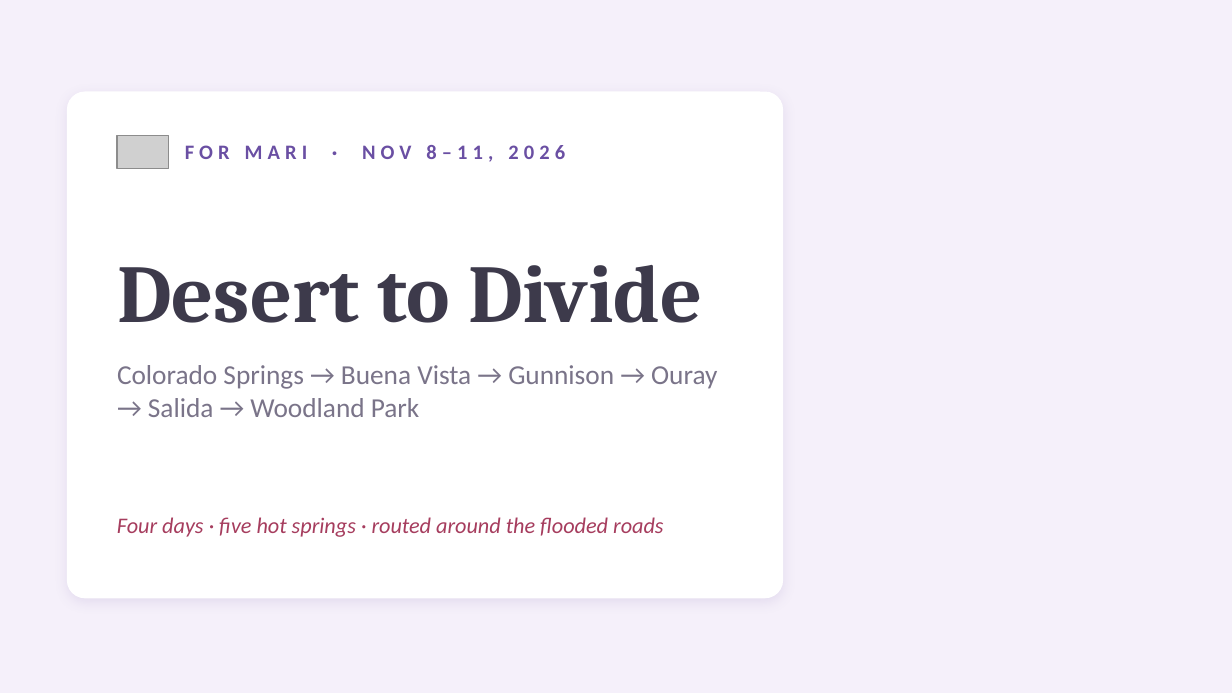
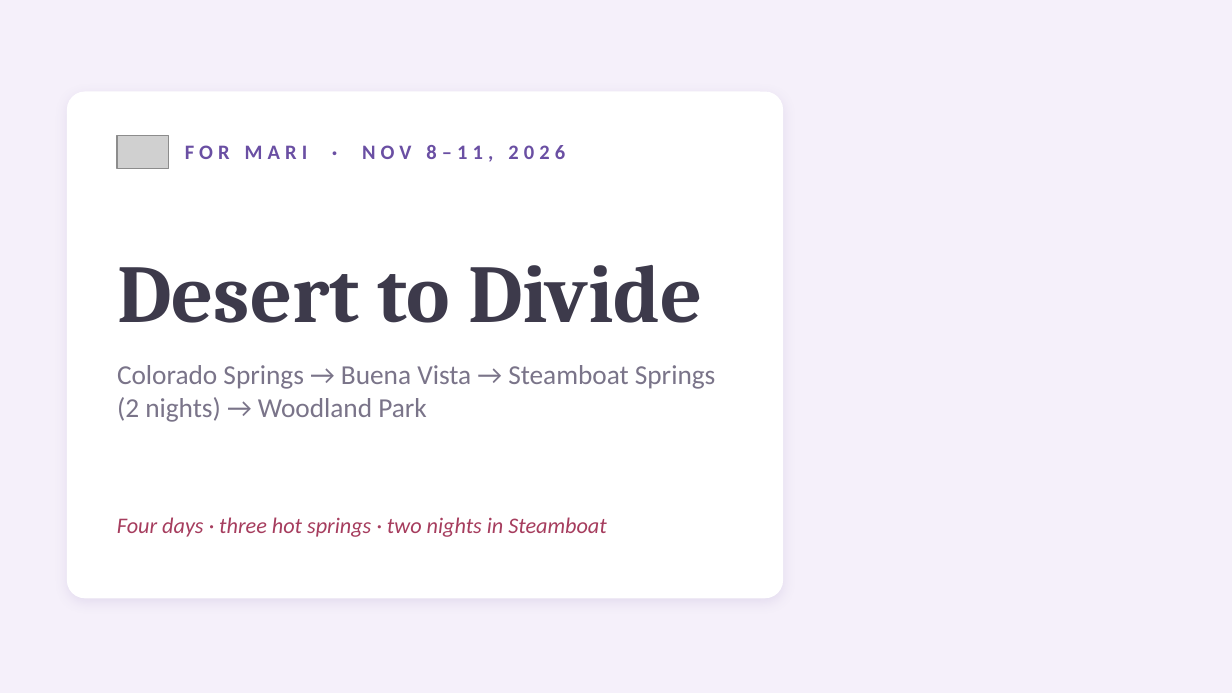
Before and after one commit to kohl-crypto/desert-to-divide, a slide deck: slide 1 of Desert-to-Divide-Tour-Guide.pptx. Drawn at 1232x693 pixels with LibreOffice and Linux fonts; fonts in the diff are those of the drawing; grey boxes stand for pictures; background and template pictures are left out. Boxes give left, top, right and bottom in pixels: in the first picture for what was removed or moved away, otherwise in the second. Text is boxed around its words. In the diff, an @@ line names an element or a change of style, - is before the commit and + after.

```diff
--- a/Desert-to-Divide-Tour-Guide.pptx
+++ b/Desert-to-Divide-Tour-Guide.pptx
@@ text at (117, 365, 715, 422): text changed @@
-Colorado Springs → Buena Vista → Gunnison → Ouray → Salida → Woodland Park
+Colorado Springs → Buena Vista → Steamboat Springs (2 nights) → Woodland Park
@@ text at (117, 517, 606, 537): text changed @@
-Four days · five hot springs · routed around the flooded roads
+Four days · three hot springs · two nights in Steamboat
```
Also in this commit, not shown: 13 other slides changed, 19 other files.
